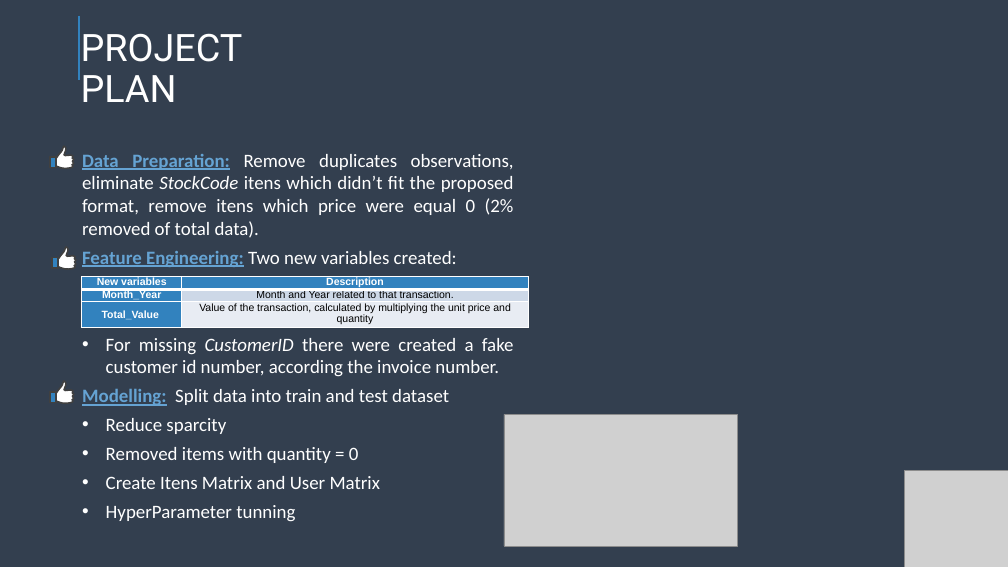
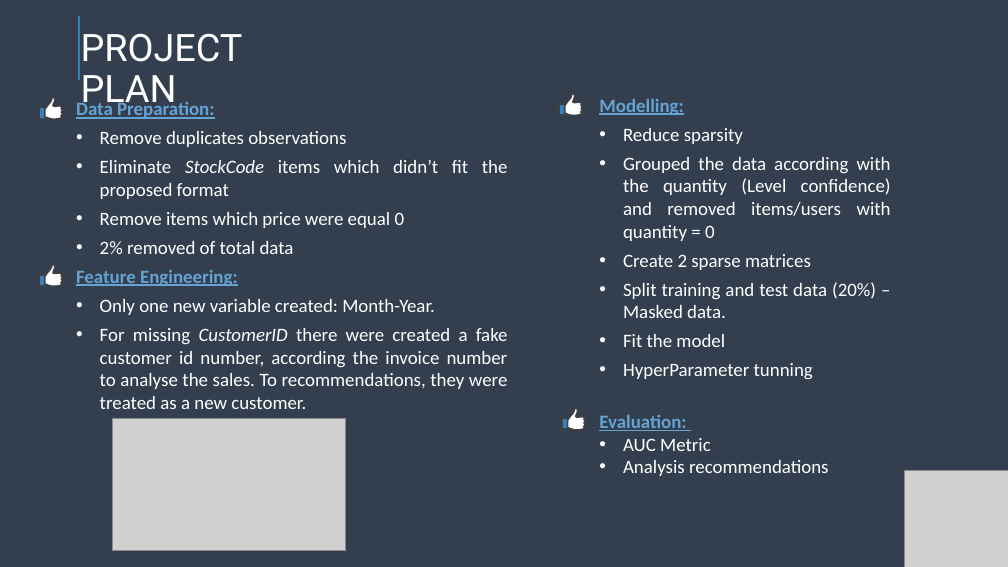
Before and after one commit to Debs86/Business_Cases_Projects, a slide deck: slide 4 of BC4/BC4 RECOMMENDER SYSTEM.pptx (slide 5 before the commit). Drawn at 1008x567 pixels with LibreOffice and Linux fonts; fonts in the diff are those of the drawing; grey boxes stand for pictures. Boxes give left, top, right and bottom in pixels: in the first picture for what was removed or moved away, otherwise in the second. Text is boxed around its words. In the diff, an @@ line names an element or a change of style, - is before the commit and + after.

```diff
--- a/BC4/BC4 RECOMMENDER SYSTEM.pptx
+++ b/BC4/BC4 RECOMMENDER SYSTEM.pptx
@@ rectangle: place and size @@
-rectangle at <box>50,157,56,167</box>
+rectangle at <box>39,107,45,118</box>
@@ freeform shape: place and size @@
-freeform shape at <box>56,146,74,168</box>
+freeform shape at <box>45,97,63,119</box>
@@ text at <box>76,100,508,409</box>: text changed @@
-Data Preparation: Remove duplicates observations, eliminate StockCode itens which didn’t fit the proposed format, remove itens which price were equal 0 (2% removed of total data).
-Feature Engineering: Two new variables created:
-• For missing CustomerID there were created a fake customer id number, according the invoice number.
-Modelling: Split data into train and test dataset
-• Reduce sparcity
-• Removed items with quantity = 0
-• Create Itens Matrix and User Matrix
-• HyperParameter tunning
+Data Preparation:
+• Remove duplicates observations
+• Eliminate StockCode items which didn’t fit the proposed format
+• Remove items which price were equal 0
+• 2% removed of total data
+Feature Engineering:
+• Only one new variable created: Month-Year.
+• For missing CustomerID there were created a fake customer id number, according the invoice number to analyse the sales. To recommendations, they were treated as a new customer.
@@ rectangle added at <box>559,104,565,115</box>, fill #3282BE, outline #404040 1.5 pt @@
@@ freeform shape: place and size @@
-freeform shape at <box>56,381,74,403</box>
+freeform shape at <box>565,94,583,116</box>
@@ text added at <box>599,99,891,476</box>, 18 pt, text #FFFFFF @@
+Modelling:
+• Reduce sparsity
+• Grouped the data according with the quantity (Level confidence) and removed items/users with quantity = 0
+• Create 2 sparse matrices
+• Split training and test data (20%) – Masked data.
+• Fit the model
+• HyperParameter tunning
+Evaluation:
+• AUC Metric
+• Analysis recommendations
@@ freeform shape: place and size @@
-freeform shape at <box>58,247,76,269</box>
+freeform shape at <box>45,264,63,286</box>
@@ rectangle: place and size @@
-rectangle at <box>52,258,58,268</box>
+rectangle at <box>39,274,45,285</box>
@@ table removed at <box>82,277,529,328</box>, 3 rows, 2 columns @@
-New variables | Description
-Month_Year | Month and Year related to that transaction.
-Total_Value | Value of the transaction, calculated by multiplying the unit price and quantity
@@ picture: place and size @@
-picture at <box>504,414,737,546</box>
+picture at <box>112,419,345,551</box>
@@ rectangle: place and size @@
-rectangle at <box>50,392,56,402</box>
+rectangle at <box>562,419,568,430</box>
@@ freeform shape added at <box>568,408,586,430</box>, fill #FFFFFF, outline #404040 1.5 pt @@
```
Also in this commit, not shown: 2 other slides changed, 2 slides added, 6 slides removed.
